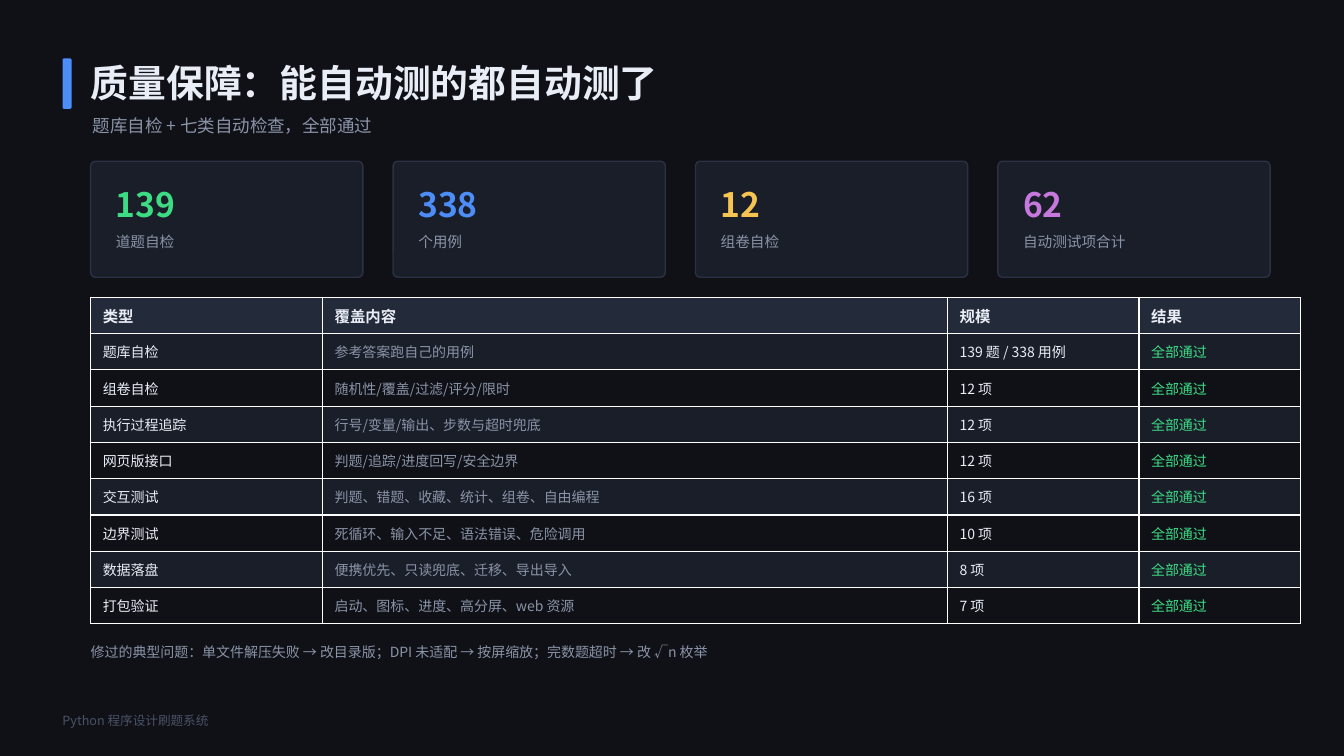
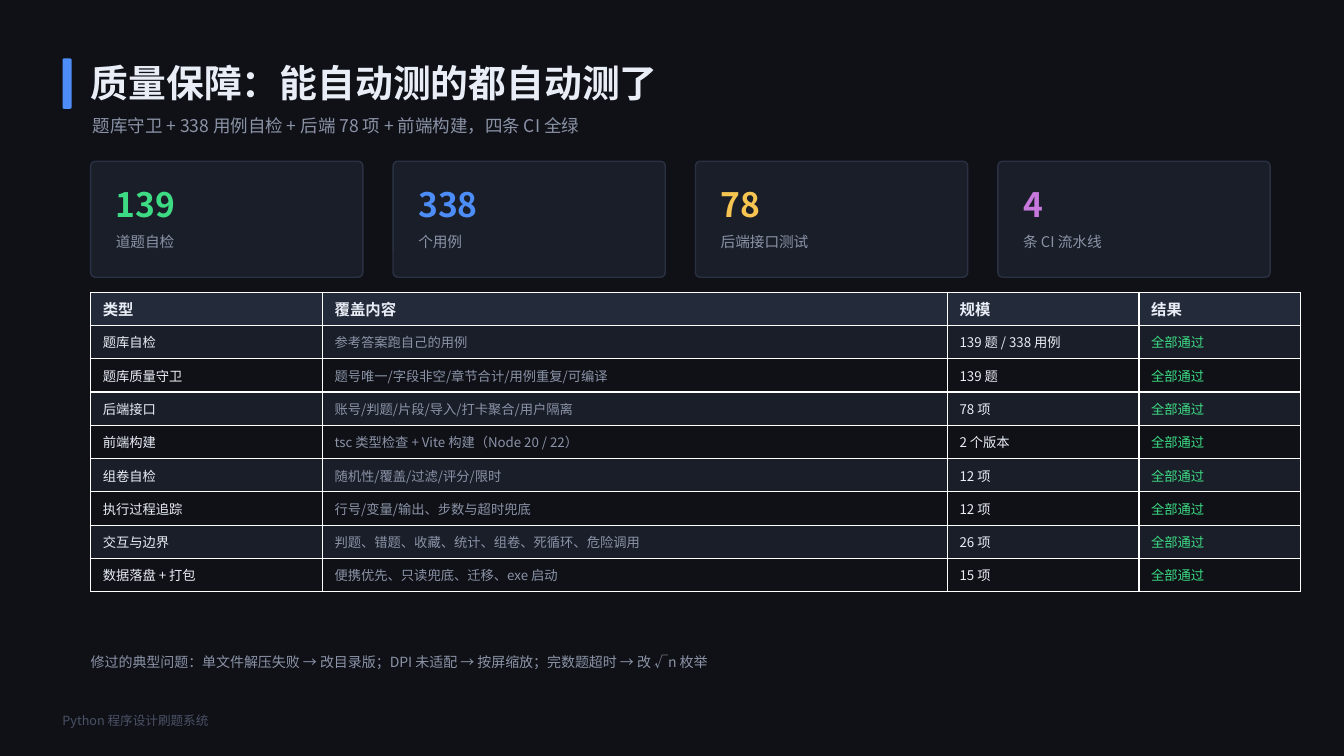
Before and after one commit to telling890/python-quiz-system, a slide deck: slide 23 of docs/4-答辩演示.pptx (slide 19 before the commit). Drawn at 1344x756 pixels with LibreOffice and Linux fonts; fonts in the diff are those of the drawing. Boxes give left, top, right and bottom in pixels: in the first picture for what was removed or moved away, otherwise in the second. Text is boxed around its words. In the diff, an @@ line names an element or a change of style, - is before the commit and + after.

Commit message:
docs(v1.2): 设计文档与答辩 PPT 升到 v1.2，文档流水线不再依赖 PyMuPDF
设计文档（12 页，原 7 页）：
- 新增 2.3 三种交付形态（桌面 / 静态网页 / 多用户后端：判题在哪执行、进度存哪、适用场景）
- 新增 3.7 React 前端、3.8 后端服务、3.9 数据看板（activity.ts / topics.ts / Heatmap）
- 新增 4.4 浏览器内判题（Pyodide）、4.5 打卡聚合（服务端与浏览器两套实现、同一口径）、4.6 静态站点发布链路（assemble-site + 404 守卫）
- 新增 5.2 网页端补充结构（LocalState / Activity / Paper / TopicFamily）、7.1~7.2 两种部署路径；概述与技术栈同步更新

答辩 PPT（25 页，原 21 页）：插入四页——纯静态版（Pyodide）、一套题库三种形态（React + 后端）、学习热力图、考点覆盖 + 考点分布；质量页换成真实数字（题库守卫 / 78 项后端测试 / 4 条 CI），总结页与页脚同步；截图优先选深色主题，保持整套视觉一致。

文档流水线：新增 docs/pdf_outline.py（纯标准库读 PDF 书签），build_toc_map.py 在没装 PyMuPDF 时自动回退到它——实测与原 fitz 结果逐条一致（20/20 条页码吻合），因此本机无需 PyMuPDF 也能跑两遍排版。四份文档目录页码已按实测回填并核对（32 条全部一致）。

```diff
--- a/docs/4-答辩演示.pptx
+++ b/docs/4-答辩演示.pptx
@@ text at (93, 117, 579, 134): text changed @@
-题库自检 + 七类自动检查，全部通过
+题库守卫 + 338 用例自检 + 后端 78 项 + 前端构建，四条 CI 全绿
@@ text at (721, 191, 761, 218): text changed @@
-12
+78
@@ text at (1023, 192, 1043, 217): text changed @@
-62
+4
@@ text at (721, 235, 809, 248): text changed @@
-组卷自检
+后端接口测试
@@ text at (1023, 235, 1102, 248): text changed @@
-自动测试项合计
+条 CI 流水线
@@ table at (91, 292, 1301, 592) @@
+row 3: 题库质量守卫 | 题号唯一/字段非空/章节合计/用例重复/可编译 | 139 题 | 全部通过
+row 4: 后端接口 | 账号/判题/片段/导入/打卡聚合/用户隔离 | 78 项 | 全部通过
+row 5: 前端构建 | tsc 类型检查 + Vite 构建（Node 20 / 22） | 2 个版本 | 全部通过
-row 5: 网页版接口 | 判题/追踪/进度回写/安全边界 | 12 项 | 全部通过
-row 6: 交互测试 | 判题、错题、收藏、统计、组卷、自由编程 | 16 项 | 全部通过
-row 7: 边界测试 | 死循环、输入不足、语法错误、危险调用 | 10 项 | 全部通过
-row 8: 数据落盘 | 便携优先、只读兜底、迁移、导出导入 | 8 项 | 全部通过
-row 9: 打包验证 | 启动、图标、进度、高分屏、web 资源 | 7 项 | 全部通过
+row 8: 交互与边界 | 判题、错题、收藏、统计、组卷、死循环、危险调用 | 26 项 | 全部通过
+row 9: 数据落盘 + 打包 | 便携优先、只读兜底、迁移、exe 启动 | 15 项 | 全部通过
@@ size 10 to 9.5 pt in "题库自检", "参考答案跑自己的用例", "139 题 / 338 用例", "全部通过" and 7 more places @@
@@ table: place and size @@
-table at (91, 297, 1301, 624)
+table at (91, 292, 1301, 592)
@@ text "修过的典型问题：单文件解压失败 → 改目录版；DPI 未适配 → ...": place and size @@
-text "修过的典型问题：单文件解压失败 → 改目录版；DPI 未适配 → ..." at (91, 644, 708, 659)
+text "修过的典型问题：单文件解压失败 → 改目录版；DPI 未适配 → ..." at (91, 654, 708, 669)
```
Also in this commit, not shown: 1 other slide changed, 4 slides added, 16 other files.
